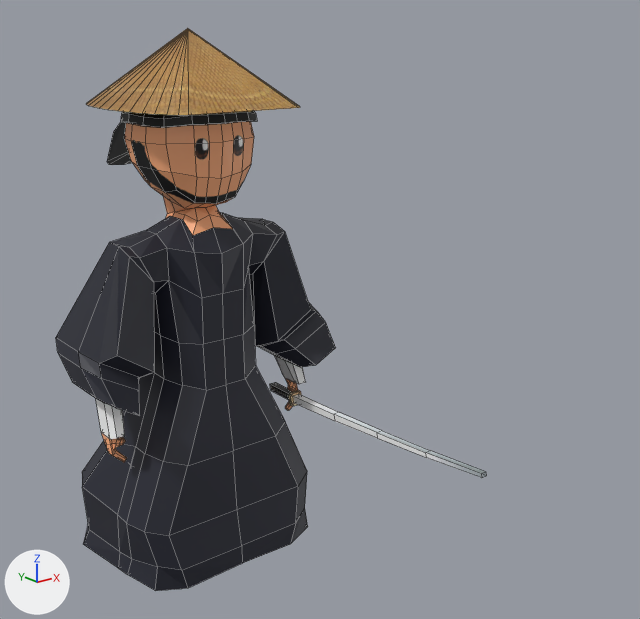
One commit to the Blender file Map/Assets/Models/Yamato_samurai_advanced/Yamato_samurai_advanced.blend: the scene before it, then after it.
One viewpoint serves both versions: a camera (50 mm lens) standing at (-12.77, -21.71, 15.63) and looking at (2.48, -2.66, 8.01). Lighting does not change. The marker at lower left points along +X, +Y and +Z. Mesh edges are drawn as thin lines.

The older version as bpy lines, for what is in view:
```python
me_cone_001 = bpy.data.meshes.new('Cone.001')
me_cone_001.from_pydata(...)  # 834 vertices, 835 faces; spans x -4.0..4.0, y -8.6..4.3, z -0.1..15.7
me_cone_001.materials.append(mat_yamato_samurai_advanced_textures_jpg)  # picture img_yamato_samurai_advanced_textures_jpg
ob_samurai_advanced = bpy.data.objects.new('Samurai Advanced', me_cone_001)
ob_samurai_advanced.location = (0.0, 0.0, 0.0)
```
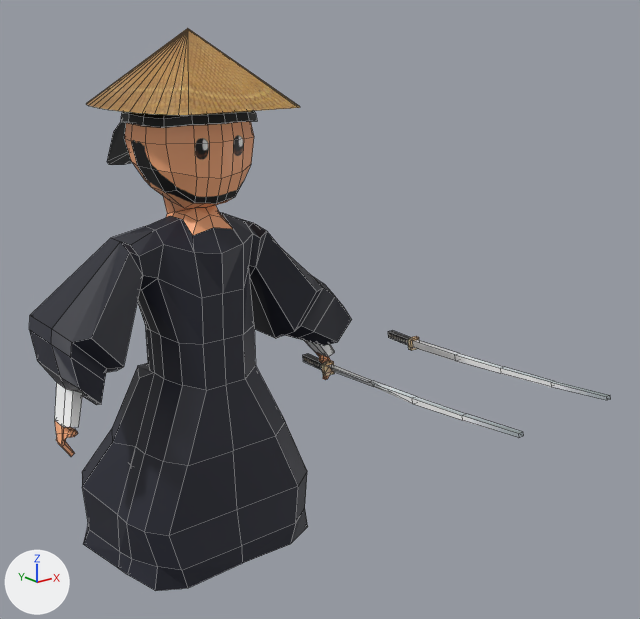
The newer file is also rescaled (x0.14) as a whole; pictures and numbers use the older file's frame.

The edits, one by one:
me_cone_001 is used by ob_samurai_advanced; location (0.0, 0.0, 0.0).
me_cone_001 had 834 vertices, 835 faces and spanned x -4.0..4.0, y -8.6..4.3, z -0.1..15.7.
me_cone_001 now has 878 vertices, 881 faces and spans x -4.8..8.4, y -8.6..4.3, z -0.1..15.7.
me_cone_001 part 1: a new loose piece of 44 vertices spanning x 4.1..4.5, y -8.6..0.4, z 5.0..5.8, in mat_yamato_samurai_advanced_textures_jpg (picture img_yamato_samurai_advanced_textures_jpg).
me_cone_001 part 2: a new loose piece of 44 vertices spanning x 8.0..8.4, y -8.6..0.4, z 5.0..5.8, in mat_yamato_samurai_advanced_textures_jpg (picture img_yamato_samurai_advanced_textures_jpg).
me_cone_001 part 3: the loose piece of 44 vertices spanning x 2.7..3.2, y -8.6..0.4, z 4.3..5.1 is deleted.
Part 4, on me_cone_001:
27 vertices are removed from x -3.1..3.1, y -0.7..-0.6, z 4.6..4.8.
39 faces are deleted.
17 vertices in x -3.3..-3.0, y -0.7..-0.2, z 4.4..4.7 move by (-1.4, 0.0, 0.7).
14 vertices in x -3.4..-3.0, y -0.9..-0.1, z 4.7..5.1 move by (-1.3, 0.0, 0.7).
11 vertices in x 2.9..3.3, y -0.7..-0.2, z 4.7..4.8 move by (1.3, 0.0, 0.7).
8 vertices in x -3.1..-2.8, y -1.3..0.7, z 5.7..6.0 move by (-1.1, 0.0, 0.6).
7 vertices in x 2.9..3.0, y -0.6..-0.3, z 4.8..4.9 move by (1.3, 0.0, 0.6).
5 vertices in x 3.0..3.2, y -0.9..-0.1, z 4.9..5.1 move by (1.2, 0.0, 0.7).
145 vertices move from x -4.0..4.0, y -2.0..1.9, z 4.0..10.4 to x -4.8..4.7, y -2.0..1.9, z 4.7..10.5.
27 vertices are added at x -4.5..4.4, y -0.7..-0.6, z 5.3..5.4.
39 new faces join them.

What differs and where, as boxes (x1, y1, x2, y2) in the pictures (640 x 619 px; the box of a moved part takes in the faces that stretch with it):
'Samurai Advanced', reshaped (35% wider): before (56, 28, 486, 591); after (29, 28, 611, 591)
part 1 of me_cone_001, added: after (303, 354, 523, 438)
part 2 of me_cone_001, added: after (388, 330, 611, 400)
part 3 of me_cone_001, deleted: before (270, 382, 486, 478)
part 4 of me_cone_001, moved or reshaped: before (56, 216, 336, 462); after (29, 216, 352, 456)
